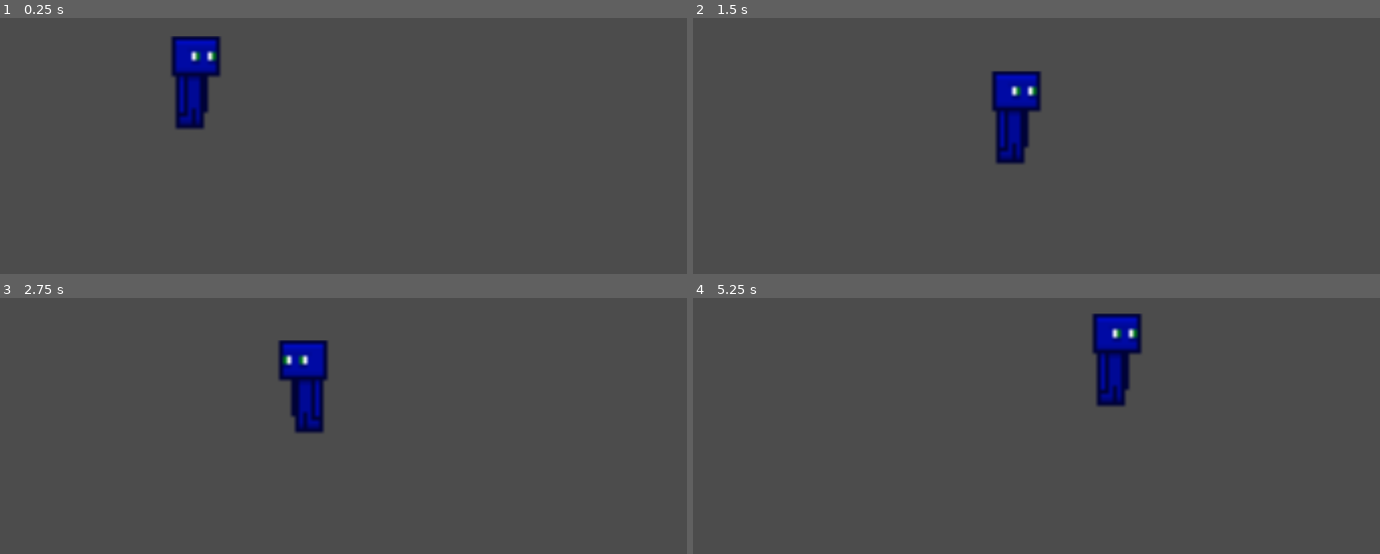
Above: before the commit, frames 1-4 (two rows, left to right).
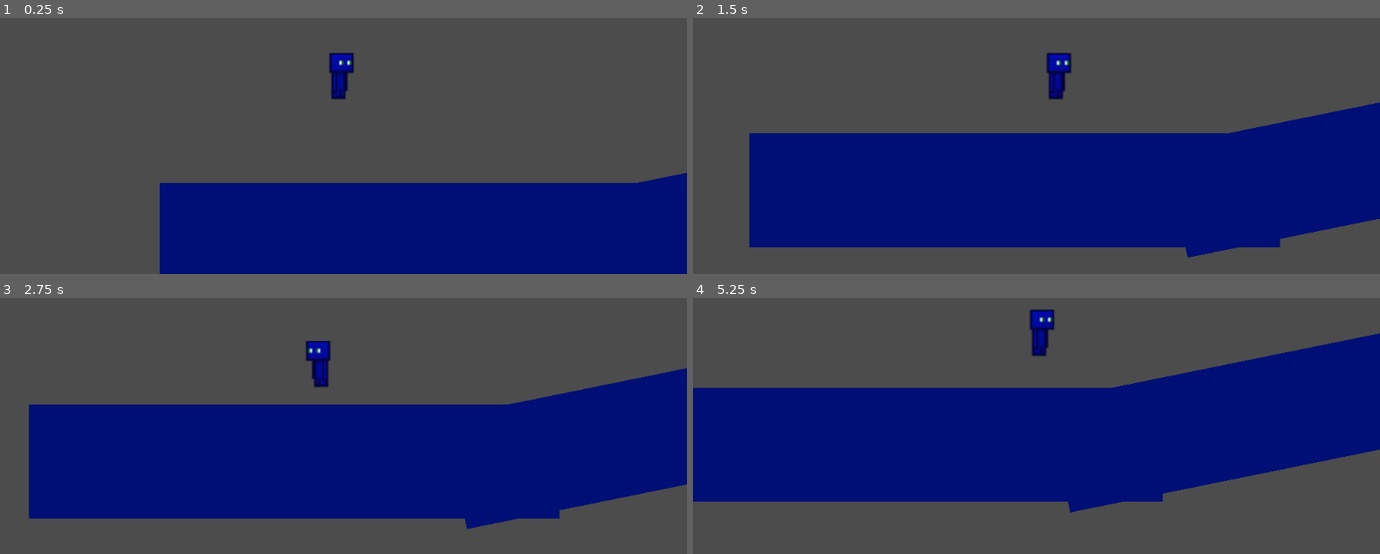
Above: after the commit, the same moments.

Repository: YaManTarzan/Roguelike
Game: Godot game, scene res://scenes/test/PlayerTest.tscn
Two runs of this game, one before a commit and one after it. Both use one fixed random seed, a clock stepped at 60 frames per second and the inputs below. Before the commit the project starts from res://scenes/Main.tscn.
Inputs:
- Up to frame 1 (0.25 s): no input
- Up to frame 2 (1.5 s): hold W (up) 0.53-1.28 s; hold D (right) from 0.53 s (still down); tap W (up) at 1.35 s
- Up to frame 3 (2.75 s): tap W (up) at 1.52, 1.82 s; release D (right) at 2.03 s; hold A (left) from 2.03 s (still down); hold W (up) from 2.03 s (still down)
- Up to frame 4 (5.25 s): release A (left) at 2.78 s; release W (up) at 2.78 s; hold D (right) 2.78-4.28 s; tap W (up) at 2.85, 3.02, 3.32, 4.35, 4.52, 4.82 s; hold W (up) 3.53-4.28 s; hold A (left) 4.28-5.03 s; hold D (right) from 5.03 s (still down); hold W (up) from 5.03 s (still down)

The runs differ from the first frame. In frame 1, 30% of the frame differs, in the area x 23-100%, y 7-100%; in frame 2, 43%; in frame 3, 45%; in frame 4, 47%, in the area x 0-100%, y 4-84%.

Commit message:
PlayerTest room added
Added "PlayerTest" room, and "Health" variable to player.

Diff:
--- a/project.godot
+++ b/project.godot
@@ -11,7 +11,7 @@
 [application]
 
 config/name="rogueLike"
-run/main_scene="res://scenes/Main.tscn"
+run/main_scene="res://scenes/test/PlayerTest.tscn"
 config/icon="res://assets/icon.png"
 
 [gui]
--- a/scenes/Main.tscn
+++ b/scenes/Main.tscn
@@ -1,15 +1,11 @@
 [gd_scene load_steps=3 format=2]
 
-[ext_resource path="res://scenes/player.tscn" type="PackedScene" id=1]
+[ext_resource path="res://scenes/Player.tscn" type="PackedScene" id=1]
 
 [sub_resource type="RectangleShape2D" id=1]
 extents = Vector2( 519.25, 82 )
 
 [node name="Node" type="Node"]
-
-[node name="Player" parent="." instance=ExtResource( 1 )]
-position = Vector2( 298, 311 )
-scale = Vector2( 2, 2 )
 
 [node name="StaticBody2D" type="StaticBody2D" parent="."]
 position = Vector2( 174, 311 )
@@ -17,3 +13,6 @@
 [node name="CollisionShape2D" type="CollisionShape2D" parent="StaticBody2D"]
 position = Vector2( 82, 251 )
 shape = SubResource( 1 )
+
+[node name="Player" parent="." instance=ExtResource( 1 )]
+position = Vector2( 208, 325 )
--- a/scenes/player.tscn
+++ b/scenes/player.tscn
@@ -1,67 +1,9 @@
-[gd_scene load_steps=12 format=2]
+[gd_scene load_steps=9 format=2]
 
 [ext_resource path="res://assets/Player.png" type="Texture" id=1]
 [ext_resource path="res://scripts/player.gd" type="Script" id=2]
 
-[sub_resource type="Animation" id=1]
-length = 0.001
-tracks/0/type = "value"
-tracks/0/path = NodePath("Player:frame")
-tracks/0/interp = 1
-tracks/0/loop_wrap = true
-tracks/0/imported = false
-tracks/0/enabled = true
-tracks/0/keys = {
-"times": PoolRealArray( 0 ),
-"transitions": PoolRealArray( 1 ),
-"update": 0,
-"values": [ 0 ]
-}
-tracks/1/type = "value"
-tracks/1/path = NodePath(".:frame")
-tracks/1/interp = 1
-tracks/1/loop_wrap = true
-tracks/1/imported = false
-tracks/1/enabled = true
-tracks/1/keys = {
-"times": PoolRealArray( 0 ),
-"transitions": PoolRealArray( 1 ),
-"update": 0,
-"values": [ 2 ]
-}
-
-[sub_resource type="Animation" id=2]
-resource_name = "idle"
-tracks/0/type = "value"
-tracks/0/path = NodePath(".:frame")
-tracks/0/interp = 1
-tracks/0/loop_wrap = true
-tracks/0/imported = false
-tracks/0/enabled = true
-tracks/0/keys = {
-"times": PoolRealArray( 0 ),
-"transitions": PoolRealArray( 1 ),
-"update": 1,
-"values": [ 0 ]
-}
-
-[sub_resource type="Animation" id=3]
-resource_name = "walk"
-length = 0.6
-tracks/0/type = "value"
-tracks/0/path = NodePath(".:frame")
-tracks/0/interp = 1
-tracks/0/loop_wrap = true
-tracks/0/imported = false
-tracks/0/enabled = true
-tracks/0/keys = {
-"times": PoolRealArray( 0, 0.3 ),
-"transitions": PoolRealArray( 1, 1 ),
-"update": 1,
-"values": [ 1, 2 ]
-}
-
-[sub_resource type="RectangleShape2D" id=4]
+[sub_resource type="RectangleShape2D" id=13]
 extents = Vector2( 11, 29 )
 
 [sub_resource type="AtlasTexture" id=5]
@@ -98,33 +40,28 @@
 "speed": 5.0
 } ]
 
-[node name="Player" type="Node2D"]
-
-[node name="KinematicBody2D" type="KinematicBody2D" parent="."]
-position = Vector2( -3, -4 )
+[node name="Player" type="KinematicBody2D"]
 script = ExtResource( 2 )
 
-[node name="Player" type="Sprite" parent="KinematicBody2D"]
+[node name="Player" type="Sprite" parent="."]
 visible = false
-position = Vector2( 3, 4 )
 scale = Vector2( 3, 3 )
 texture = ExtResource( 1 )
 hframes = 6
 vframes = 5
 frame = 2
 
-[node name="AnimationPlayer" type="AnimationPlayer" parent="KinematicBody2D"]
-root_node = NodePath("../Player")
-anims/RESET = SubResource( 1 )
-anims/idle = SubResource( 2 )
-anims/walk = SubResource( 3 )
+[node name="CollisionShape2D" type="CollisionShape2D" parent="."]
+position = Vector2( -7, -3 )
+shape = SubResource( 13 )
 
-[node name="CollisionShape2D" type="CollisionShape2D" parent="KinematicBody2D"]
-position = Vector2( 9, 14 )
-shape = SubResource( 4 )
-
-[node name="AnimatedSprite" type="AnimatedSprite" parent="KinematicBody2D"]
+[node name="AnimatedSprite" type="AnimatedSprite" parent="."]
+position = Vector2( -3, -4 )
 scale = Vector2( 3, 3 )
-frames = SubResource( 8 )
+frames = SubResource( 14 )
 animation = "jump"
 playing = true
+
+[node name="Camera2D" type="Camera2D" parent="."]
+current = true
+smoothing_enabled = true
--- a/scenes/test rooms/playertest.tscn
+++ /dev/null
@@ -1,19 +0,0 @@
-[gd_scene load_steps=3 format=2]
-
-[ext_resource path="res://scenes/player.tscn" type="PackedScene" id=1]
-
-[sub_resource type="RectangleShape2D" id=1]
-extents = Vector2( 519.25, 82 )
-
-[node name="Node" type="Node"]
-
-[node name="Player" parent="." instance=ExtResource( 1 )]
-position = Vector2( 298, 311 )
-scale = Vector2( 2, 2 )
-
-[node name="StaticBody2D" type="StaticBody2D" parent="."]
-position = Vector2( 174, 311 )
-
-[node name="CollisionShape2D" type="CollisionShape2D" parent="StaticBody2D"]
-position = Vector2( 82, 251 )
-shape = SubResource( 1 )
--- /dev/null
+++ b/scenes/test/PlayerTest.tscn
@@ -0,0 +1,51 @@
+[gd_scene load_steps=3 format=2]
+
+[ext_resource path="res://scenes/Player.tscn" type="PackedScene" id=1]
+
+[sub_resource type="RectangleShape2D" id=1]
+extents = Vector2( 393.625, 82 )
+
+[node name="Node" type="Node"]
+
+[node name="StaticBody2D" type="StaticBody2D" parent="."]
+position = Vector2( 174, 311 )
+
+[node name="CollisionShape2D" type="CollisionShape2D" parent="StaticBody2D"]
+position = Vector2( 210, 251 )
+shape = SubResource( 1 )
+
+[node name="ColorRect" type="ColorRect" parent="StaticBody2D"]
+margin_left = -184.0
+margin_top = 168.0
+margin_right = 607.0
+margin_bottom = 338.0
+color = Color( 0, 0.0627451, 0.462745, 1 )
+
+[node name="CollisionShape2D2" type="CollisionShape2D" parent="StaticBody2D"]
+position = Vector2( 837.637, 189.878 )
+rotation = -0.200476
+shape = SubResource( 1 )
+
+[node name="ColorRect2" type="ColorRect" parent="StaticBody2D"]
+margin_left = 435.0
+margin_top = 187.0
+margin_right = 1226.0
+margin_bottom = 357.0
+rect_rotation = -11.4864
+color = Color( 0, 0.0627451, 0.462745, 1 )
+
+[node name="CollisionShape2D3" type="CollisionShape2D" parent="StaticBody2D"]
+position = Vector2( 1583.98, 166.776 )
+rotation = 0.14425
+shape = SubResource( 1 )
+
+[node name="ColorRect3" type="ColorRect" parent="StaticBody2D"]
+margin_left = 1206.0
+margin_top = 28.0
+margin_right = 1997.0
+margin_bottom = 198.0
+rect_rotation = 8.26494
+color = Color( 0, 0.0627451, 0.462745, 1 )
+
+[node name="Player" parent="." instance=ExtResource( 1 )]
+position = Vector2( 264, 308 )
--- a/scripts/player.gd
+++ b/scripts/player.gd
@@ -1,7 +1,7 @@
 extends KinematicBody2D
 var velocity:Vector2 = Vector2(0,0)
 var up:Vector2 = Vector2(0,-1)
-
+var Health : float = 100.0
 # Declare member variables here. Examples:
 # var a = 2
 # var b = "text"
Not shown: 1 places in scenes/player.tscn that only renumber resources
